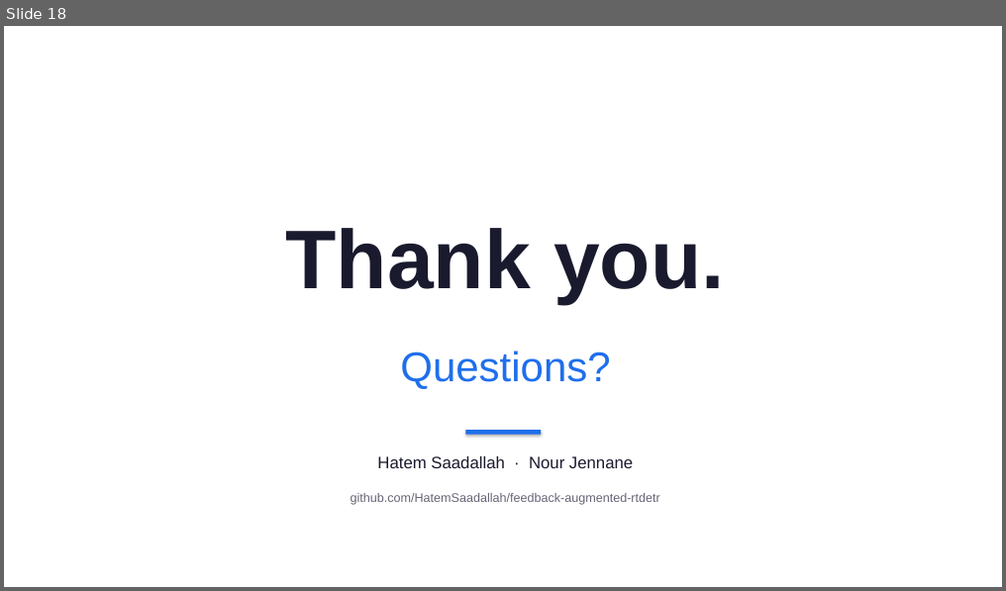
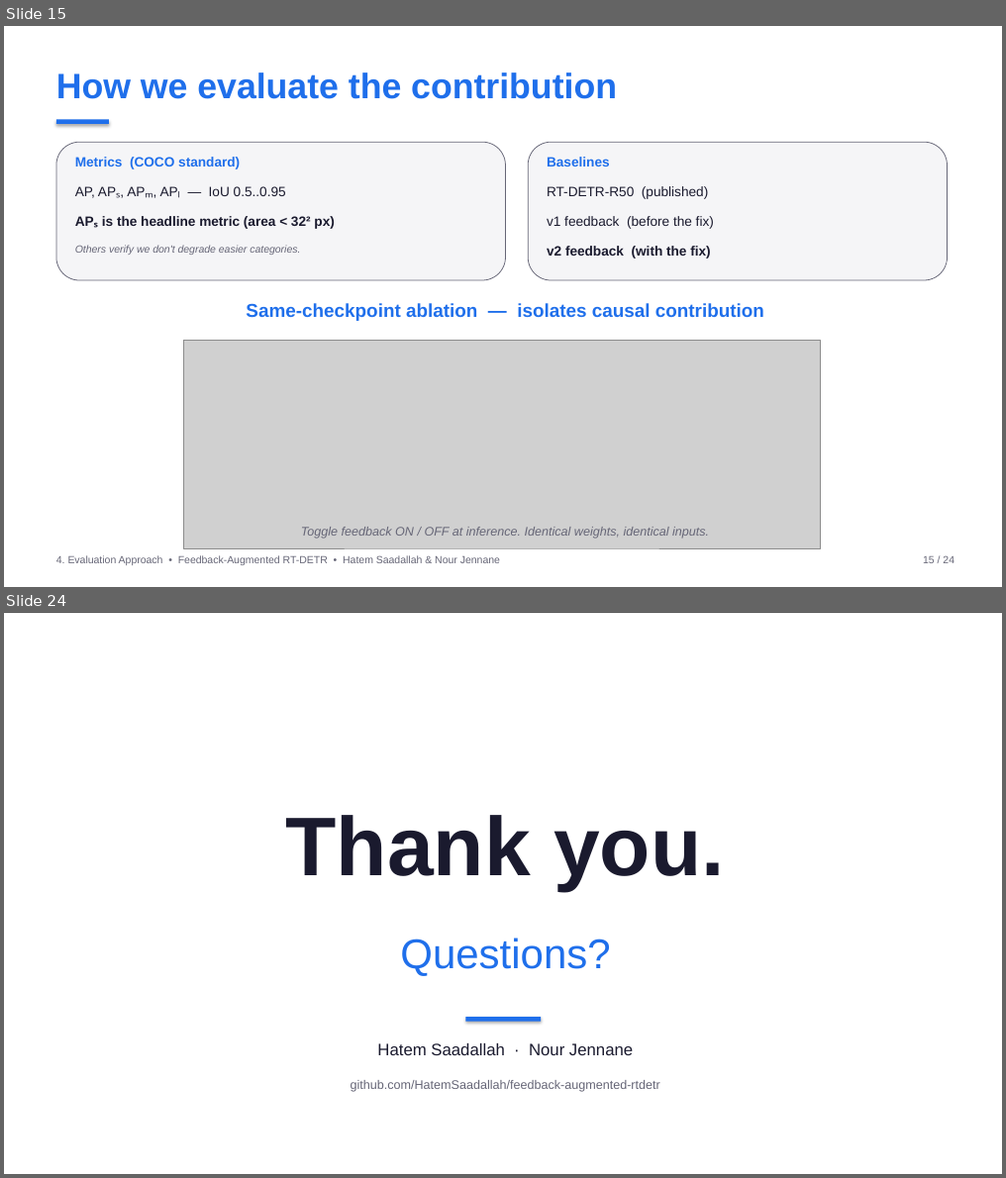
Before and after one commit to HatemSaadallah/feedback-augmented-rtdetr, a slide deck: presentation/feedback_rtdetr_presentation.pptx. Shown one above the other, each under a label of ours: slide 18 before the commit, slides 15 and 24 after it; the slides between them are not shown. The pictures are 1006x591 and 1006x1178 pixels, drawn with LibreOffice and Linux fonts; fonts in the diff are those of the drawing; grey boxes stand for pictures. Boxes give left, top, right and bottom in pixels: in the first picture for what was removed or moved away, otherwise in the second. Text is boxed around its words. In the diff, an @@ line names an element or a change of style, - is before the commit and + after.

Commit message:
feat(presentation,paper): align with course rules + add FPS-recovery future work
Presentation: restructure into the 5-section format required by the
project rubric (Problem Formulation, Data Sourcing Strategy, Proposed
Solution, Performance Evaluation Approach, Final Results). Each section
opens with a divider slide ('Section X / 5'); every footer carries the
section label. 24 slides total.

New content:
  - Slide 4: RT-DETR architecture diagram (backbone ResNet-50-vd +
    hybrid encoder AIFI/CCFF + deformable decoder, with the P2..P5
    pyramid levels labeled).
  - Slide 7: COCO 2017 data-sourcing slide (splits, pre-trained
    weights, why-COCO justification).
  - Slide 15: explicit Evaluation Approach — metrics card +
    baselines card + same-checkpoint ablation flow diagram.
  - Slide 22: Future work — three concrete paths to recover FPS
    (drop P2 at inference / lighter P2 path / distill v2 -> P3-P5
    student). Acknowledges the 2x slowdown is from P2, not feedback.

Paper: extend Limitation 4 with the same three FPS-recovery paths,
flagging the 'drop P2' experiment as the highest-leverage next test.

```diff
--- a/presentation/feedback_rtdetr_presentation.pptx
+++ b/presentation/feedback_rtdetr_presentation.pptx
@@ slide 15 added at (4,26,1002,587), background #FFFFFF @@
@@ text added at (56,73,617,99), 34 pt, text #1F6FEB, bold @@
+How we evaluate the contribution
@@ rectangle added at (56,120,109,124), fill #1F6FEB @@
@@ rounded rectangle added at (56,142,506,280), fill #F5F5F7, outline #666677 0.75 pt @@
@@ rounded rectangle added at (528,142,947,280), fill #F5F5F7, outline #666677 0.75 pt @@
@@ text added at (75,157,240,170), 13 pt, text #1F6FEB, bold @@
+Metrics (COCO standard)
@@ text added at (547,157,610,167), 13 pt, text #1F6FEB, bold @@
+Baselines
@@ text added at (75,186,286,198), 13 pt, text #1A1A2E @@
+AP, APₛ, APₘ, APₗ — IoU 0.5..0.95
@@ text added at (547,186,708,199), 13 pt, text #1A1A2E @@
+RT-DETR-R50 (published)
@@ text added at (102,216,334,229), 13 pt, text #1A1A2E, bold @@
+APₛ is the headline metric (area < 32² px)
@@ text added at (547,216,714,229), 13 pt, text #1A1A2E @@
+v1 feedback (before the fix)
@@ text added at (75,245,300,255), 10 pt, text #666677, italic @@
+Others verify we don't degrade easier categories.
@@ text added at (547,246,710,259), 13 pt, text #1A1A2E, bold @@
+v2 feedback (with the fix)
@@ text added at (246,303,764,321), 18 pt, text #1F6FEB, bold @@
+Same-checkpoint ablation — isolates causal contribution
@@ picture added at (183,341,820,550) @@
@@ text added at (301,527,709,539), 12 pt, text #666677, italic @@
+Toggle feedback ON / OFF at inference. Identical weights, identical inputs.
@@ text added at (56,556,500,566), 10 pt, text #666677 @@
+4. Evaluation Approach • Feedback-Augmented RT-DETR • Hatem Saadallah & Nour Jennane
@@ text added at (923,556,954,564), 10 pt, text #666677 @@
+15 / 24
@@ what was slide 18 is now slide 24 @@
```
Also in this commit, not shown: 12 slides changed, 9 other slides added, 4 slides removed, 5 other files.
